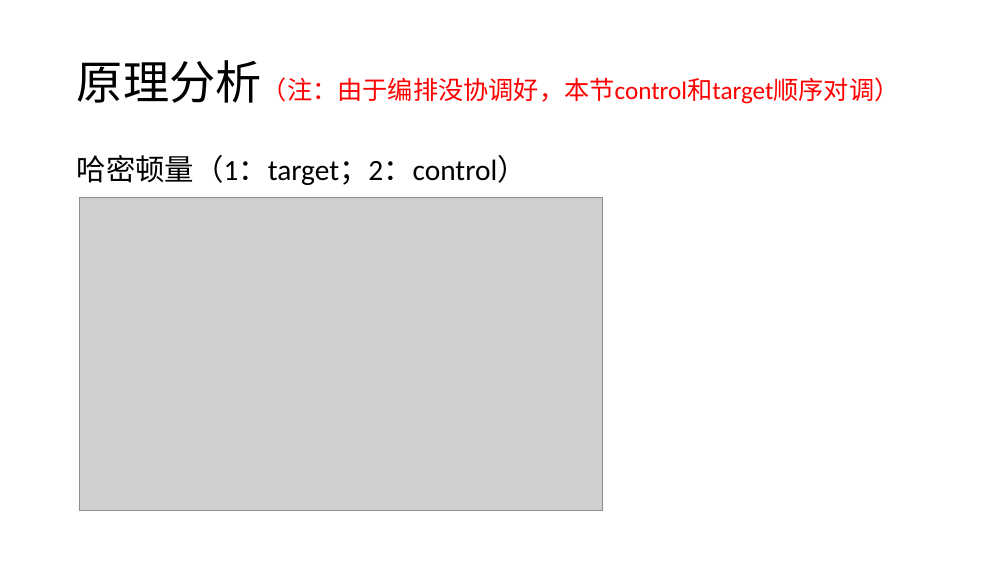
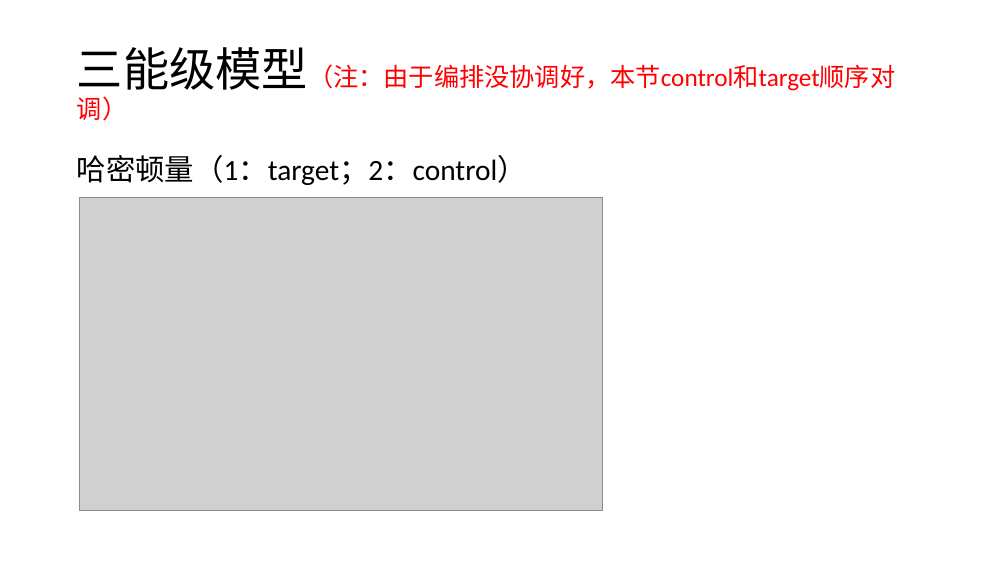
Before and after one commit to liyaochong/Quantum-Circuit, a slide deck: slide 4 of 程序/程序/programme/two qubit gate/CZgate/IBM/ppt/IBM_CNOT仿真分析.pptx (slide 3 before the commit). Drawn at 1008x567 pixels with LibreOffice and Linux fonts; fonts in the diff are those of the drawing; grey boxes stand for pictures. Boxes give left, top, right and bottom in pixels: in the first picture for what was removed or moved away, otherwise in the second. Text is boxed around its words. In the diff, an @@ line names an element or a change of style, - is before the commit and + after.

```diff
--- a/程序/程序/programme/two qubit gate/CZgate/IBM/ppt/IBM_CNOT仿真分析.pptx
+++ b/程序/程序/programme/two qubit gate/CZgate/IBM/ppt/IBM_CNOT仿真分析.pptx
@@ title at (77,47,895,98): text changed @@
-原理分析（注：由于编排没协调好，本节control和target顺序对调）
+三能级模型（注：由于编排没协调好，本节control和target顺序对调）
```
Also in this commit, not shown: 6 other slides changed, 10 slides added, 3 slides removed, 13 other files.
